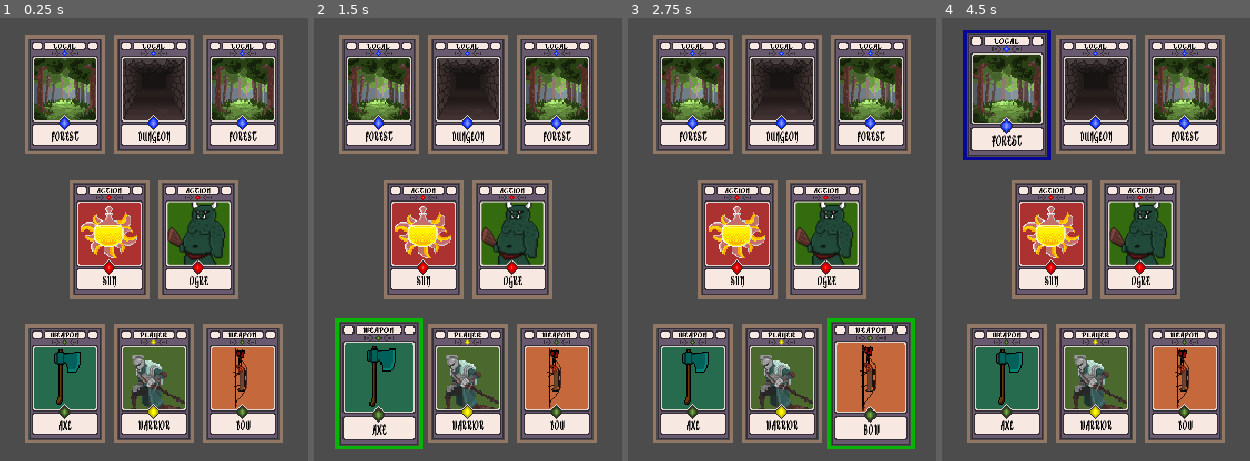
Above: before the commit, frames 1-4 (left to right).
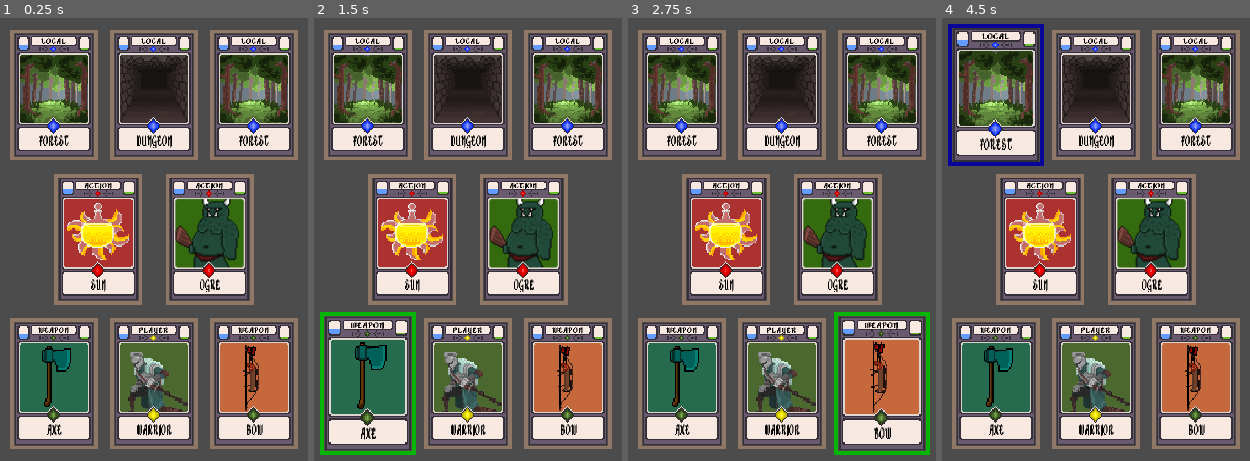
Above: after the commit, the same moments.

Repository: kdds22/Crawler-Card-RPG
Game: Godot game, scene res://scenes/MainCore.tscn
Same seed, same stepped clock (60 frames per second), same inputs: the game is played once before the commit and once after it.
Inputs (mouse positions are in pixels of both pictures, inside the frame that each line leads up to):
- Up to frame 1 (0.25 s): no input
- Up to frame 2 (1.5 s): tap Enter at 0.5 s; move the mouse to (468, 381) at 0.52 s; press the mouse at (468, 381) at 0.53 s; tap Space at 1.25 s; move the mouse to (378, 381) at 1.27 s; release the mouse at (378, 381) at 1.28 s; click (378, 381) at 1.35 s
- Up to frame 3 (2.75 s): tap Enter at 2 s; move the mouse to (871, 381) at 2.02 s; press the mouse at (871, 381) at 2.03 s
- Up to frame 4 (4.5 s): tap Space at 2.75, 4.25 s; move the mouse to (1052, 239) at 2.77 s; release the mouse at (1052, 239) at 2.78 s; click (1052, 239) at 2.85 s; tap Enter at 3.5 s; move the mouse to (1139, 239) at 3.52 s; press the mouse at (1139, 239) at 3.53 s; move the mouse to (1006, 93) at 4.27 s; release the mouse at (1006, 93) at 4.28 s; click (1006, 93) at 4.35 s

The runs differ from the first frame. In frame 1, 51% of the frame differs, in the area x 3-97%, y 2-98%; in frame 2, 52%; in frame 3, 52%; in frame 4, 52%, in the area x 1-97%, y 1-98%.

Commit message:
Adicionado Indicadores de Proximacao do Objetivo ou de um Item Especial - Agora os Indexadores permanecem nas novas cartas - Funcoes 'Comentadas'

Diff:
--- a/scenes/CardBase.tscn
+++ b/scenes/CardBase.tscn
@@ -1,10 +1,13 @@
-[gd_scene load_steps=9 format=2]
+[gd_scene load_steps=12 format=2]
 
 [ext_resource path="res://scripts/CardBase.gd" type="Script" id=1]
-[ext_resource path="res://assets/cartas/card_based_1.png" type="Texture" id=2]
+[ext_resource path="res://assets/cartas/card_based_2.png" type="Texture" id=2]
 [ext_resource path="res://assets/local/forest_1.png" type="Texture" id=3]
 [ext_resource path="res://assets/Alkhemikal.ttf" type="DynamicFontData" id=4]
 [ext_resource path="res://assets/cartas/joias_1.png" type="Texture" id=5]
+[ext_resource path="res://assets/cartas/progress_bar_bg.png" type="Texture" id=6]
+[ext_resource path="res://assets/cartas/progress_bar_pg2.png" type="Texture" id=7]
+[ext_resource path="res://assets/cartas/progress_bar_pg.png" type="Texture" id=8]
 
 [sub_resource type="DynamicFont" id=1]
 font_data = ExtResource( 4 )
@@ -13,7 +16,7 @@
 font_data = ExtResource( 4 )
 
 [sub_resource type="RectangleShape2D" id=3]
-extents = Vector2( 30, 46 )
+extents = Vector2( 29, 46 )
 
 [node name="CardBase" type="RigidBody2D"]
 input_pickable = true
@@ -76,7 +79,40 @@
 clip_text = true
 uppercase = true
 
+[node name="TextureProgressGoal" type="TextureProgress" parent="Sprite"]
+anchor_left = 0.5
+anchor_top = 0.5
+anchor_right = 0.5
+anchor_bottom = 0.5
+margin_left = -30.0
+margin_top = -98.0
+margin_right = -20.0
+margin_bottom = -86.0
+step = 5.0
+value = 20.0
+texture_under = ExtResource( 6 )
+texture_progress = ExtResource( 7 )
+fill_mode = 3
+nine_patch_stretch = true
+
+[node name="TextureProgressItem" type="TextureProgress" parent="Sprite"]
+anchor_left = 0.5
+anchor_top = 0.5
+anchor_right = 0.5
+anchor_bottom = 0.5
+margin_left = -80.0
+margin_top = -98.0
+margin_right = -70.0
+margin_bottom = -86.0
+step = 5.0
+value = 40.0
+texture_under = ExtResource( 6 )
+texture_progress = ExtResource( 8 )
+fill_mode = 3
+nine_patch_stretch = true
+
 [node name="CollisionShape2D" type="CollisionShape2D" parent="."]
+visible = false
 position = Vector2( 0, -1 )
 shape = SubResource( 3 )
 [connection signal="mouse_entered" from="." to="." method="_on_CardBase_mouse_entered"]
--- a/scenes/CardSlot.tscn
+++ b/scenes/CardSlot.tscn
@@ -3,4 +3,5 @@
 [ext_resource path="res://assets/cartas/card_moldura.png" type="Texture" id=1]
 
 [node name="Slot" type="Sprite"]
+scale = Vector2( 1.1, 1.1 )
 texture = ExtResource( 1 )
--- a/scenes/MainCore.tscn
+++ b/scenes/MainCore.tscn
@@ -19,27 +19,27 @@
 [node name="PosLeftArm" type="Position2D" parent="Cards" groups=[
 "leftArm",
 ]]
-position = Vector2( 280, 331 )
+position = Vector2( 270, 331 )
 
 [node name="PosRightArm" type="Position2D" parent="Cards" groups=[
 "rightArm",
 ]]
-position = Vector2( 440, 331 )
+position = Vector2( 450, 331 )
 
 [node name="PosLeftAction" type="Position2D" parent="Cards" groups=[
 "leftAction",
 ]]
-position = Vector2( 320, 201 )
+position = Vector2( 310, 201 )
 
 [node name="PosRightAction" type="Position2D" parent="Cards" groups=[
 "rightAction",
 ]]
-position = Vector2( 400, 201 )
+position = Vector2( 410, 201 )
 
 [node name="PosLeftMove" type="Position2D" parent="Cards" groups=[
 "leftMove",
 ]]
-position = Vector2( 280, 71 )
+position = Vector2( 270, 71 )
 
 [node name="PosMiddleMove" type="Position2D" parent="Cards" groups=[
 "middleMove",
@@ -49,7 +49,7 @@
 [node name="PosRightMove" type="Position2D" parent="Cards" groups=[
 "rightMove",
 ]]
-position = Vector2( 440, 71 )
+position = Vector2( 450, 71 )
 
 [node name="CardsTable" type="Node" parent="."]
 script = ExtResource( 2 )
--- a/scripts/CardBase.gd
+++ b/scripts/CardBase.gd
@@ -22,9 +22,11 @@
 
 
 
-var focused = false
+var focused = false # usado pra indicar uma carta
 
 
+# PEGA todas as informações da Carta
+# Retorna um dicionario de atributos
 func get_info_card() -> Dictionary:
 	var info : Dictionary
 	info["Type"] = card_type
@@ -37,9 +39,12 @@
 	info["Has_Item"] = card_has_item
 	info["Moldure_Color"] = my_moldure_color
 	info["Index"] = my_index_table
-	return info
+
+	return info  # func get_info_card
 
 
+# SETar todos os atributos para a nova carta
+# Dicionario -> Local_Variaveis
 func set_info_card(card : Dictionary) -> void:
 	card_type = card["Type"]
 	card_name = card["Name"]
@@ -53,8 +58,11 @@
 	my_index_table = card["Index"]
 	set_card_atributes(get_info_card())
 
+	pass # func set_info_card
 
-func clean_info_card():
+
+# LIMPA todos os atributos da carta
+func clean_info_card() -> void:
 	card_type = ""
 	card_name = ""
 	card_image = ""
@@ -64,42 +72,53 @@
 	card_distance_special_item = 0
 	card_has_item = false
 
+	pass # func clean_info_card
+
+
+# Função pra Executar qualquer ação de "entrada" sobre a carta
+# Normalmente ações com o Mouse
 func _input(event):
 	if event.is_action_pressed("click"):
 		if focused and event is InputEventMouseButton:
-			print("Tipo: " + card_type + " - Nome: " + card_name)
+			print()
+			print()
+			print("Tipo: " + card_type + " - Nome: " + card_name + " - Grupos: " , self.get_groups()[1])
 			if card_type == "Local":
 #				CardManager.local_card_clicked(card_name)
 				get_node("../../..").card_clicked(self) # MainCore.gd
 #			print(event)
-	pass
+
+	pass # func _input
 
 
+# Chamado ao Instanciar uma Carta
 func _ready() -> void:
-
-	print(get_parent().name+" - ",my_index_table)
+	print("Instanciado em: " + get_parent().name+" - do Index: ",my_index_table)
 	for i in self.get_groups():
 		if i != 'root_canvas131' and i != '_vp_input1118':
-			print("Grupo da Carta -> "+i)
+			print("Pertence ao Grupo -> "+i)
+
 	pass # func _ready
 
 
-
-func set_card_atributes(value : Dictionary):
+# SETa TODAS as informações/atributos da Carta
+# Chamando todas as funções individuais pra cada atributo
+func set_card_atributes(value : Dictionary) -> void:
 	clean_info_card()
-	print("Value Cards -> ", value)
+	print("Value Cards -> ", value["Name"], " - ", value["Index"], " - ", value["Description"])
 	set_name_type(value["Type"])
 	set_image_type(value["Image"])
 	set_name_desc(value["Name"])
-	pass
+
+	pass # func set_card_atributes
 
 
 #SET-GET do NOME da Carta
-func set_name_type(value : String):
+func set_name_type(value : String) -> void:
 	card_type = value
 	$Sprite/NameType.text = value
 	set_cristais(value)
-func get_name_type():
+func get_name_type() -> String:
 	return $Sprite/NameType.text
 
 
@@ -114,9 +133,10 @@
 
 
 #SETagem da DESCRICAO da Carta
-func set_name_desc(value : String):
+func set_name_desc(value : String) -> void:
 	card_name = value
 	$Sprite/NameDesc.text = value
+
 	pass # func set_name_desc
 
 
@@ -152,8 +172,9 @@
 func _on_CardBase_mouse_entered() -> void:
 	focused = true
 #	print(focused)
-	get_parent().scale = Vector2(1.1,1.1)
+	get_parent().scale = Vector2(1.2,1.2)
 	get_parent().self_modulate = my_moldure_color
+
 	pass # Replace with function body.
 
 
@@ -161,6 +182,7 @@
 func _on_CardBase_mouse_exited() -> void:
 	focused = false
 #	print(focused)
-	get_parent().scale = Vector2(1,1)
+	get_parent().scale = Vector2(1.1,1.1)
 	get_parent().self_modulate = Color(1,1,1)
+
 	pass # Replace with function body.
--- a/scripts/MainCore.gd
+++ b/scripts/MainCore.gd
@@ -4,8 +4,14 @@
 onready var pre_card_base = preload("res://scenes/CardBase.tscn")
 onready var all_pos = $Cards.get_children()
 
+
 #### Index das Local_Cards
 onready var all_local_index = [5,6,7]
+
+
+
+
+
 
 # Para cada Position2D dentro de $Cards,
 # instancia uma carta base (CardBase)
@@ -21,9 +27,10 @@
 # Inicializa as cartas nas posições pre-definidas em $Cards
 # Inicializa já com atributos
 func start_pre_card_base(pos_table : Position2D):
+	var pos_group = str(pos_table.get_groups()[0])
 	var card_base = pre_card_base.instance()
 #	card_base.position = pos_table.position
-	var card_config = CardManager.get_card_type(str(pos_table.get_groups()[0]))
+	var card_config = CardManager.get_card_type(pos_group, pos_table.get_index())
 	print("Card Config: ",card_config["Name"], " - ", card_config["Index"])
 
 	card_base.set_card_atributes(card_config)
@@ -61,6 +68,7 @@
 #		$CardsTable.get_child(pos_table.get_index()).add_child(card_base)
 		pos_table.add_child(card_base)
 		print("Card Base INFO: ", card_base.get_info_card()["Name"], " - ",card_base.get_info_card()["Image"])
+
 	pass # func add_new_card
 
 
--- a/scripts/global/CardManager.gd
+++ b/scripts/global/CardManager.gd
@@ -1,4 +1,5 @@
 extends Node
+
 
 #########################################################################################################
 # Pré-Carregamento
@@ -27,37 +28,47 @@
 	pass # func _ready
 
 
+
 # retorna um VECTOR2 com uma IMAGEM, o TIPO e um NOME para um especifico tipo de Carta
-func get_card_type(value : String):
+func get_card_type(value : String, index : int):
 
 	# Retorna uma ARMA
 	if value == "leftArm" or value == "rightArm":
-		return random_weapon()
+		return random_weapon(index)
+
 		pass # if value Arm
+
 
 	# Retorna um INIMIGO ou uma POCAO
 	if value == "leftAction" or value == "rightAction":
-		return random_action()
+		return random_action(index)
+
 		pass # if value Action
+
 
 	# Retorna um LOCAL [Floresta ou Dungeon]
 	if value == "leftMove" or value == "rightMove" or value == "middleMove":
-		return random_local()
+		return random_local(index)
+
 		pass # if value Move
+
 
 	# Retorna um personagem [Guerreiro, Mago, Ladino], setado previamente numa variavel Global
 	if value == "player":
-		return random_player()
+		return random_player(index)
 		pass # if value player
 
 	pass # func get_card_type
 
 
-#################################
-# Array_Default = [Tipo, Nome, Imagem]
-#################################
+
+##################################################################
+# Array_Default = [Tipo, Nome, Imagem, Powe, Distance_Goal,
+#					Description, Distance_Special_Item, Has_Item
+#					Moldure_Color, Index]
+##################################################################
 # Retorna uma Arma aleatoria
-func random_weapon() -> Dictionary:
+func random_weapon(index : int) -> Dictionary:
 	var type := "Weapon"
 	var name : String
 	var image : String
@@ -68,14 +79,16 @@
 	elif weapon_chance >= 50:
 		name = "Axe"
 		image = image_item_weapon[1]
+
 	return {"Type" : type, "Name" : name, "Image" : image,
 	"Power" : 0, "Distance_Goal" : 0, "Description" : "",
 	"Distance_Special_Item" : 0, "Has_Item" : false,
-	"Moldure_Color" : Color(.05,1.5,.05,1), "Index" : 0}
-	#pass # func random_weapon
+	"Moldure_Color" : Color(.05,1.5,.05,1), "Index" : index}
+	# func random_weapon
+
 
 # Retorna uma Ação (Monstro/Poção) aleatoria
-func random_action() -> Dictionary:
+func random_action(index : int) -> Dictionary:
 	var type := "Action"
 	var name : String
 	var image : String
@@ -91,15 +104,16 @@
 		elif potion_chance >= 50:
 			name = "Sun"
 			image = image_action_potion[1]
+
 	return {"Type" : type, "Name" : name, "Image" : image,
 	"Power" : 0, "Distance_Goal" : 0, "Description" : "",
 	"Distance_Special_Item" : 0, "Has_Item" : false,
-	"Moldure_Color" : Color(1.5,.05,.05,1), "Index" : 0}
-	#pass # func random_action
+	"Moldure_Color" : Color(1.5,.05,.05,1), "Index" : index}
+	# func random_action
 
 
 # Retorna um Local aleatorio
-func random_local() -> Dictionary:
+func random_local(index : int) -> Dictionary:
 	var type := "Local"
 	var name : String
 	var image : String
@@ -110,15 +124,16 @@
 	elif local_chance >= 50:
 		name = "Forest"
 		image = image_local[1]
+
 	return {"Type" : type, "Name" : name, "Image" : image,
 	"Power" : 0, "Distance_Goal" : 0, "Description" : "",
 	"Distance_Special_Item" : 0, "Has_Item" : false,
-	"Moldure_Color" : Color(.05,.05,1.5,1), "Index" : 0}
-	#pass # func random_local
+	"Moldure_Color" : Color(.05,.05,1.5,1), "Index" : index}
+	# func random_local
 
 
 # Retorna um Personagem Aleatório
-func random_player() -> Dictionary:
+func random_player(index : int) -> Dictionary:
 	var type := "Player"
 	var name : String
 	var image : String
@@ -126,11 +141,12 @@
 	if player_chance >= 0:
 		name = "Warrior"
 		image = image_player[0]
+
 	return {"Type" : type, "Name" : name, "Image" : image,
 	"Power" : 0, "Distance_Goal" : 0, "Description" : "",
 	"Distance_Special_Item" : 0, "Has_Item" : false,
-	"Moldure_Color" : Color(1.5,1.5,.05,1), "Index" : 0}
-	#pass func random_player
+	"Moldure_Color" : Color(1.5,1.5,.05,1), "Index" : index}
+	# func random_player
 
 
 # Chamado ao clicar em uma Carta de Movimentação (LOCAL)
@@ -141,12 +157,12 @@
 	if pre_local_change:
 		var local_or_item = CoreSystemManager.get_local_or_item()
 		if local_or_item == "Local":
-			return_local = random_local()
+			return_local = random_local(pos_table.get_index())
 		elif local_or_item == "Item": # chamar um ITEM ao inves de um LOCAL (futuramente)
-			return_local = random_local()
+			return_local = random_local(pos_table.get_index())
 	else:
 		value["Index"] = pos_table.get_index()
 		return_local = value
 	print("Return Local ----> ",value["Index"], " - ", value["Image"], " - ", value["Name"])
-	return return_local
-#	pass # func local_card_clicked
+
+	return return_local # func local_card_clicked
--- a/scripts/global/CoreSystemManager.gd
+++ b/scripts/global/CoreSystemManager.gd
@@ -1,16 +1,26 @@
 extends Node
 
+
+
 const LOCAL_MAX = 10
+
+
 var local_qtd : int = 0
+
+
 
 ############# Actual Cards #############
 var actual_card_local : String
 ############# Actual Cards #############
 
 
+
+
+
 # Simula um dado de 100 lados [D100]
 func get_chance() -> int:
 	return int(rand_range(1,100))
+
 	pass # func get_chance
 
 
@@ -19,6 +29,7 @@
 	if get_chance() <= 70:
 		return "Local"
 	else: return "Item"
+
 	pass # func get_local_or_item
 
 
@@ -31,4 +42,5 @@
 		local_qtd = 0
 		return true
 	else: return false
+
 	pass # func set_actual_local_card
Binary file added: assets/cartas/card_based_2.png
Not shown, added: assets/cartas/card_based_2.png.import
Binary file added: assets/cartas/progress_bar_bg.aseprite
Binary file added: assets/cartas/progress_bar_bg.png
Not shown, added: assets/cartas/progress_bar_bg.png.import
Binary file added: assets/cartas/progress_bar_pg.png
Not shown, added: assets/cartas/progress_bar_pg.png.import
Binary file added: assets/cartas/progress_bar_pg2.png
Not shown, added: assets/cartas/progress_bar_pg2.png.import
